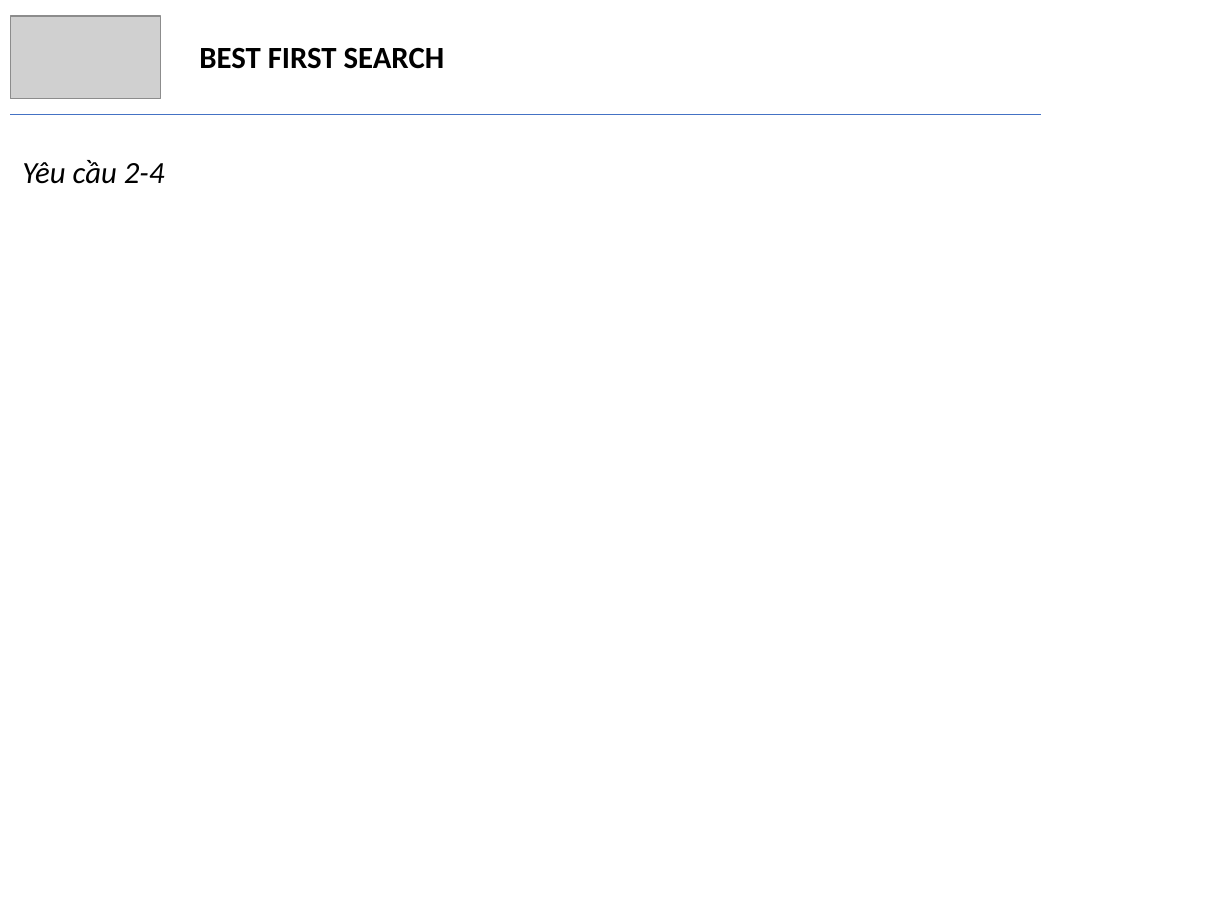
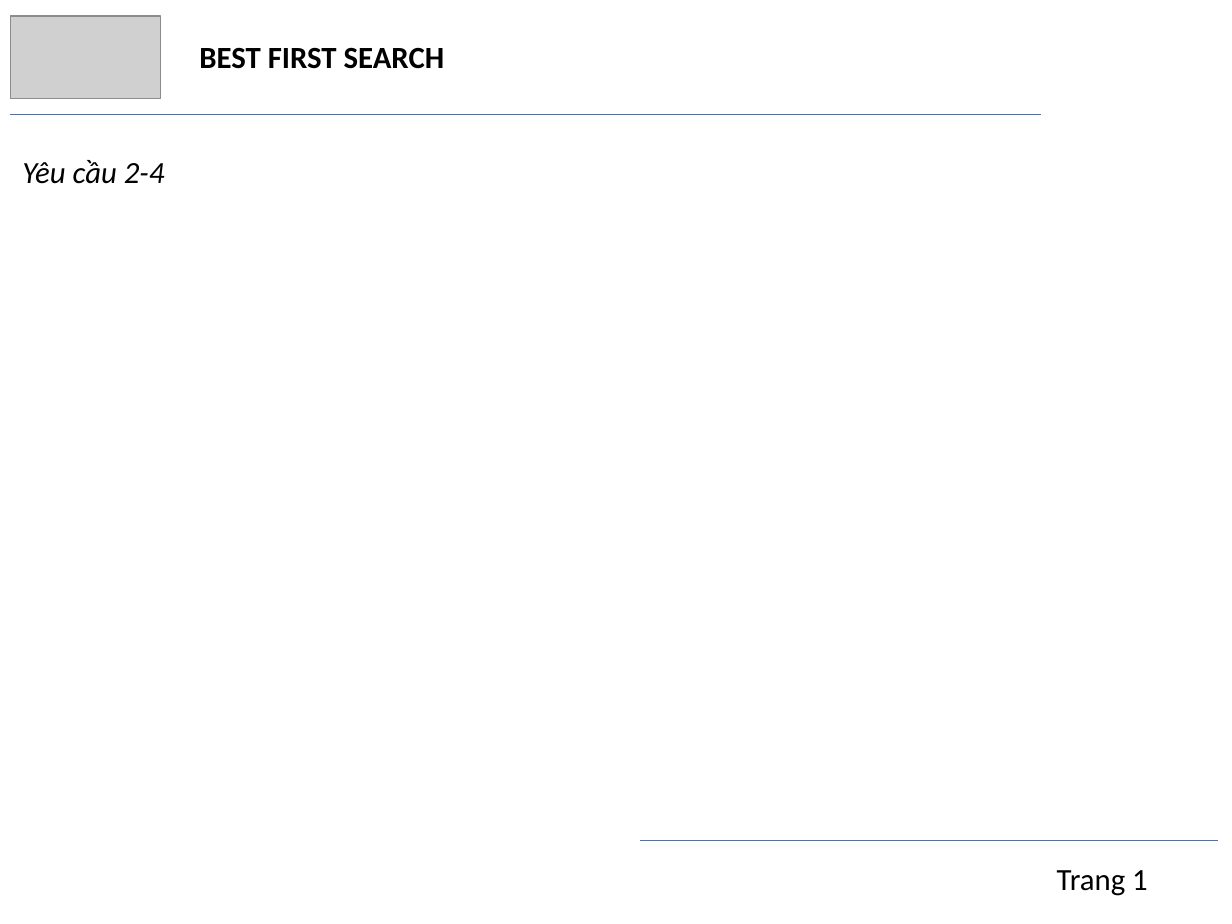
Before and after one commit to trngbro/AI, a slide deck: slide 18 of present/presentation.pptx (slide 14 before the commit). Drawn at 1232x924 pixels with LibreOffice and Linux fonts; fonts in the diff are those of the drawing; grey boxes stand for pictures. Boxes give left, top, right and bottom in pixels: in the first picture for what was removed or moved away, otherwise in the second. Text is boxed around its words. In the diff, an @@ line names an element or a change of style, - is before the commit and + after.

```diff
--- a/present/presentation.pptx
+++ b/present/presentation.pptx
@@ line added from (641, 840) to (1218, 840), #4472C4 0.5 pt @@
@@ text added at [1057,870,1148,896], 18 pt, text #000000 @@
+Trang 1
```
Also in this commit, not shown: 20 other slides changed, 4 slides added, 4 other files.
